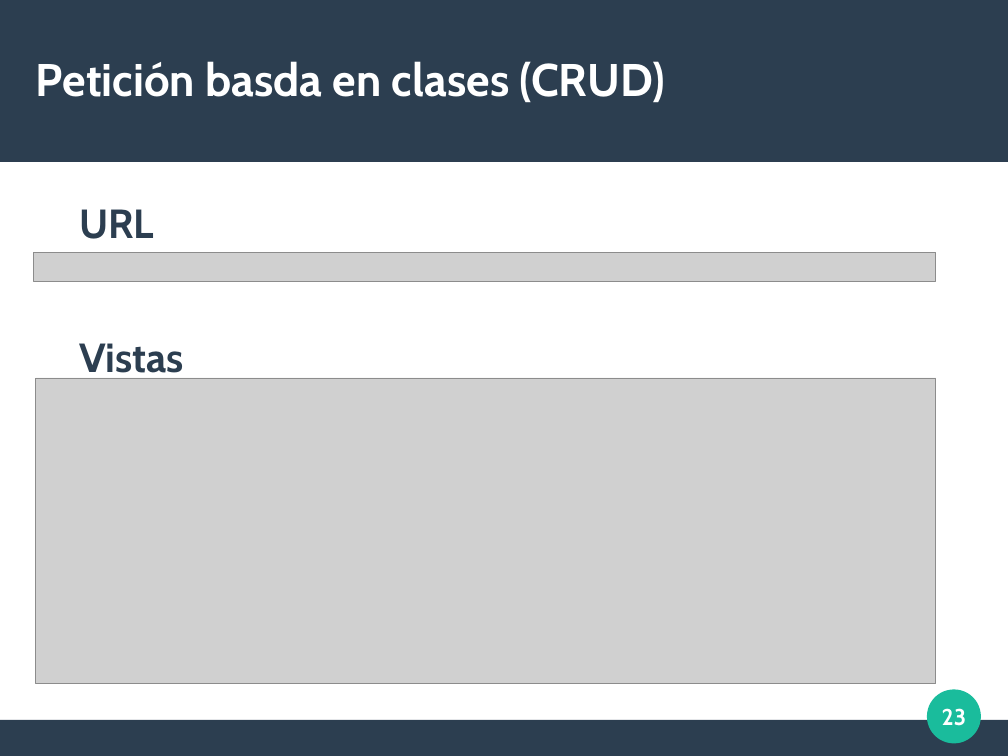
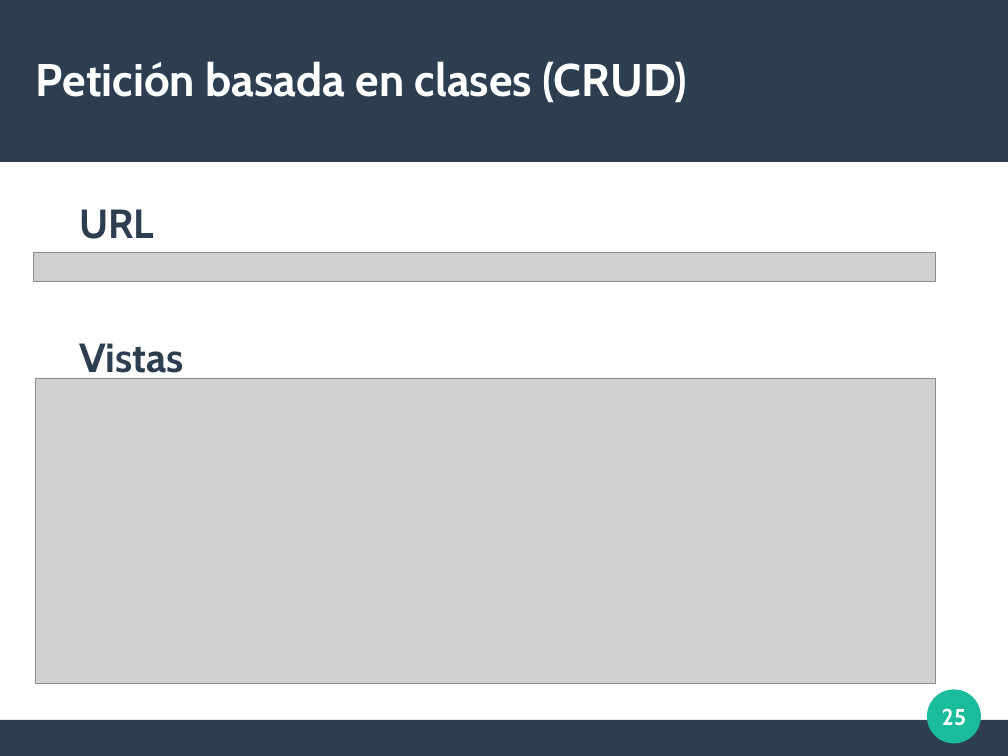
Before and after one commit to albeerto26/DjangoServerHeroku, a slide deck: slide 25 of diapos/Introduccion Django.odp (slide 23 before the commit). Drawn at 1008x756 pixels with LibreOffice and Linux fonts; fonts in the diff are those of the drawing; grey boxes stand for pictures. Boxes give left, top, right and bottom in pixels: in the first picture for what was removed or moved away, otherwise in the second. Text is boxed around its words. In the diff, an @@ line names an element or a change of style, - is before the commit and + after.

```diff
--- a/diapos/Introduccion Django.odp
+++ b/diapos/Introduccion Django.odp
@@ title at [36, 61, 687, 103]: text changed @@
-Petición basda en clases (CRUD)
+Petición basada en clases (CRUD)
@@ page number at [942, 708, 966, 726]: text changed @@
-23
+25
```
Also in this commit, not shown: 1 other slide changed, 2 slides added, 9 other files.
